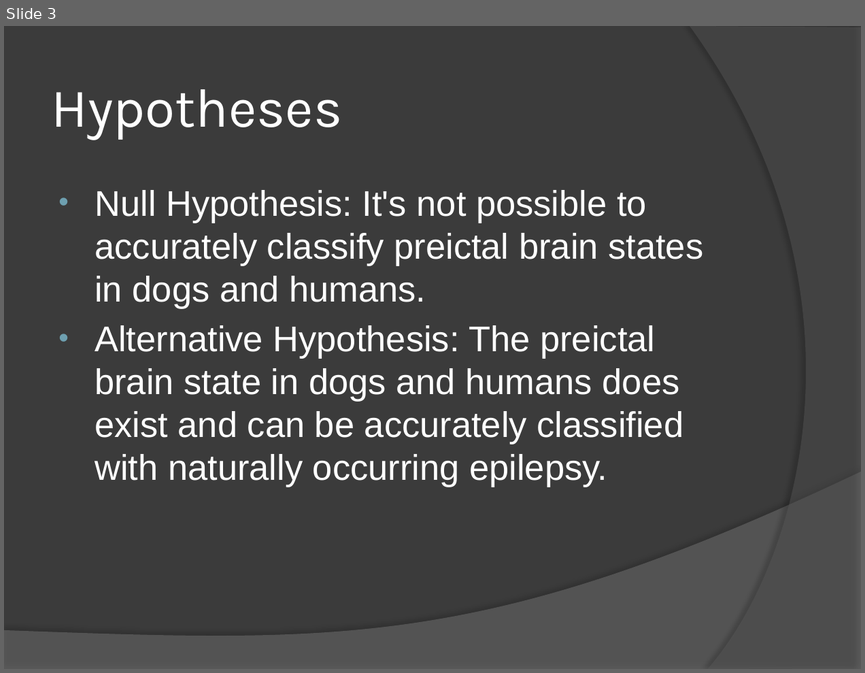
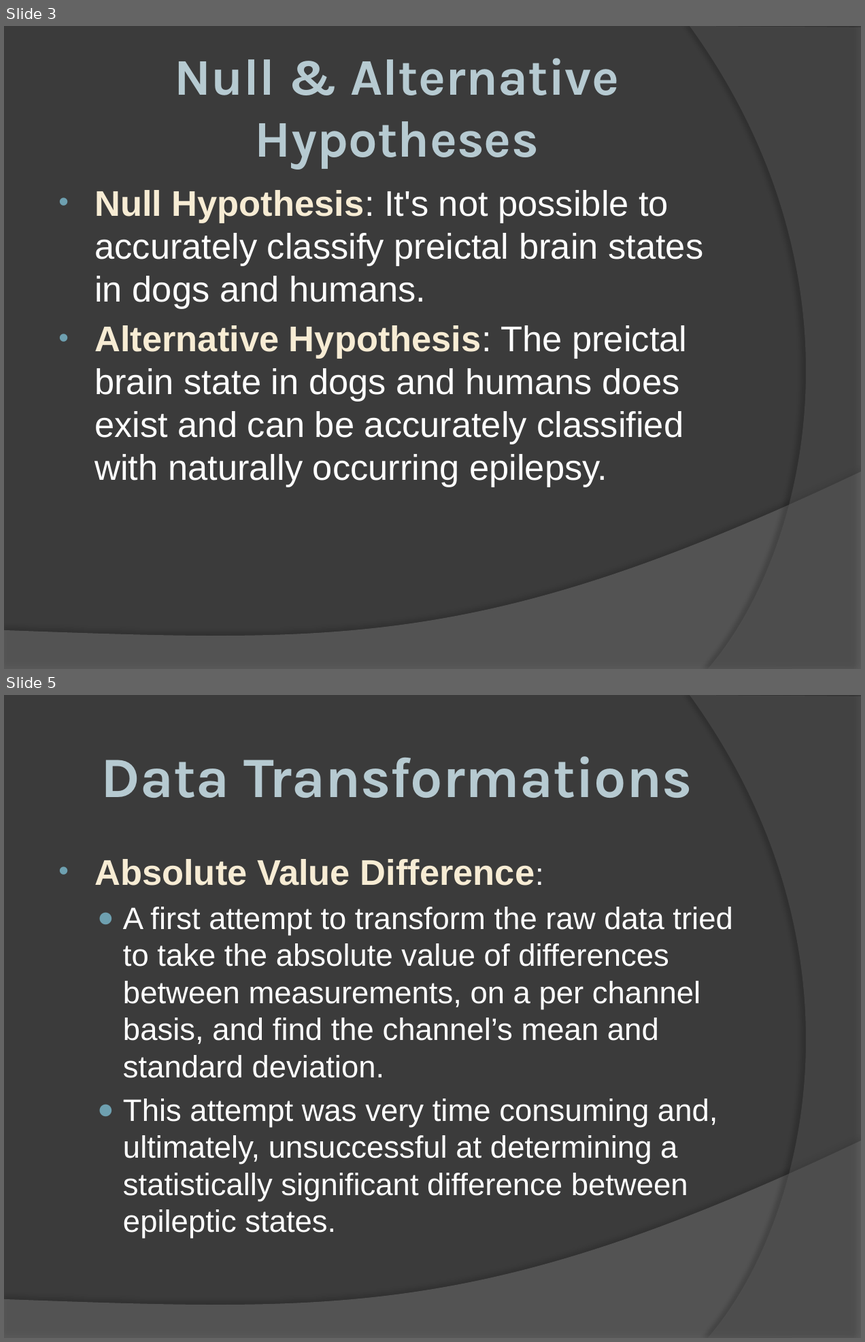
Before and after one commit to edeo/landsat_looker, a slide deck: chad/project/EpilepsyProject.pptx. Shown one above the other, each under a label of ours: slide 3 before the commit, slides 3 and 5 after it; the slides between them are not shown. The pictures are 865x673 and 865x1342 pixels, drawn with LibreOffice and Linux fonts; fonts in the diff are those of the drawing. Boxes give left, top, right and bottom in pixels: in the first picture for what was removed or moved away, otherwise in the second. Text is boxed around its words. In the diff, an @@ line names an element or a change of style, - is before the commit and + after.

```diff
--- a/chad/project/EpilepsyProject.pptx
+++ b/chad/project/EpilepsyProject.pptx
@@ slide 5 added at bbox=[4, 695, 861, 1338], background #3B3B3B; not listed: 2 template elements that a slide beside it also shows @@
@@ title added at bbox=[101, 756, 692, 798], 48 pt, text gradient #89DEFF to #517682, bold @@
+Data Transformations
@@ text added at bbox=[94, 859, 732, 1238], 26 pt, text #FFFFFF @@
+• Absolute Value Difference:
+  ● A first attempt to transform the raw data tried to take the absolute value of differences between measurements, on a per channel basis, and find the channel’s mean and standard deviation.
+  ● This attempt was very time consuming and, ultimately, unsuccessful at determining a statistically significant difference between epileptic states.
@@ slide 3 changed as well @@
@@ title at bbox=[175, 58, 619, 169]: text changed; size 46 to 43.2 pt; text colour #FFFFFF to gradient #89DEFF to #517682; bold on @@
-Hypotheses
+Null & Alternative Hypotheses
@@ text "Null Hypothesis: It's not possible ..." at bbox=[94, 190, 703, 487]: text colour #FFFFFF to gradient #FCF9F2 to #F7EDD4 to #F0D37C, letter outline none to #C7AA00 1.93 pt, bold on in "Null Hypothesis:", "Alternative Hypothesis:" @@
```
Also in this commit, not shown: 9 other slides changed, 6 other slides added, 3 slides removed, 1 other file.
